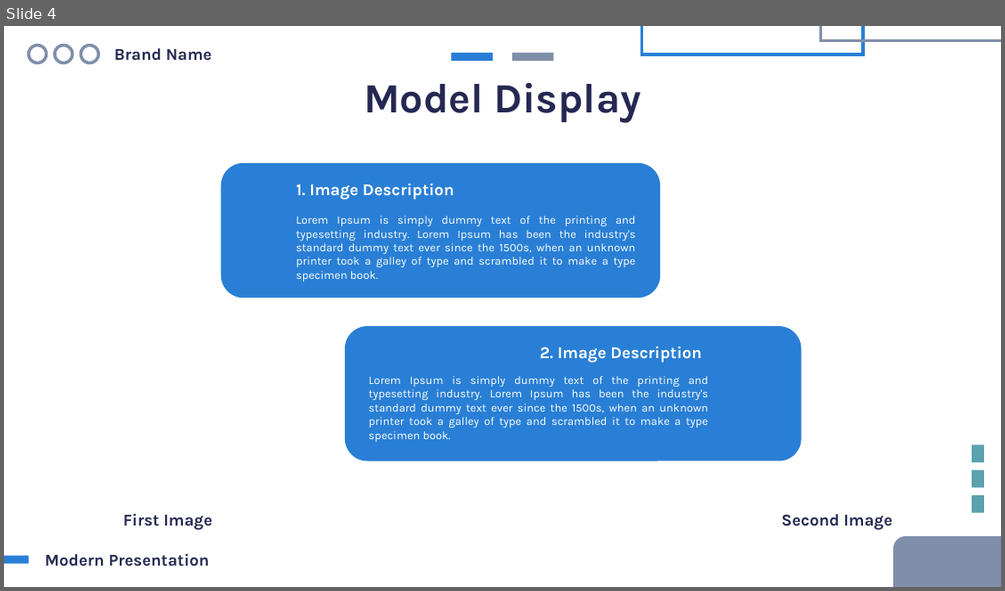
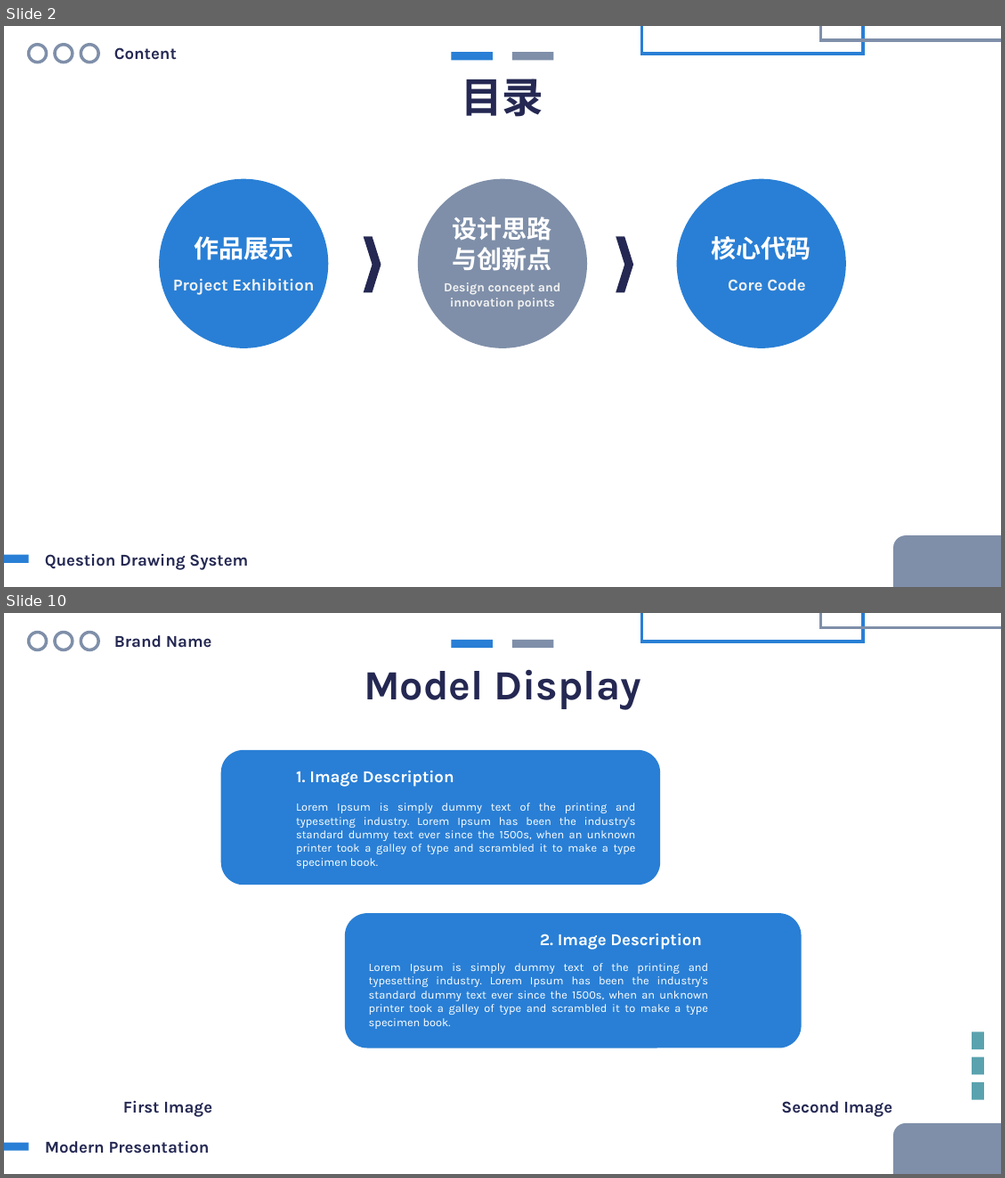
Before and after one commit to HoshiMeisa/Question-Drawing-System, a slide deck: ThesisDefense.pptx. Shown one above the other, each under a label of ours: slide 4 before the commit, slides 2 and 10 after it; the slides between them are not shown. The pictures are 1005x591 and 1005x1178 pixels, drawn with LibreOffice and Linux fonts; fonts in the diff are those of the drawing. Boxes give left, top, right and bottom in pixels: in the first picture for what was removed or moved away, otherwise in the second. Text is boxed around its words. In the diff, an @@ line names an element or a change of style, - is before the commit and + after.

```diff
--- a/ThesisDefense.pptx
+++ b/ThesisDefense.pptx
@@ slide 2 added at box(4, 26, 1001, 587), background #FFFFFF @@
@@ ellipse added at box(29, 45, 47, 62), outline #7F8FA9 3 pt @@
@@ ellipse added at box(55, 45, 73, 62), outline #7F8FA9 3 pt @@
@@ ellipse added at box(81, 45, 99, 62), outline #7F8FA9 3 pt @@
@@ text added at box(114, 47, 177, 60), 16 pt, text #242852, bold @@
+Content
@@ rectangle added at box(451, 52, 493, 61), fill #297FD5 @@
@@ rectangle added at box(512, 52, 554, 61), fill #7F8FA9 @@
@@ rectangle added at box(642, 26, 863, 54), outline #297FD5 3 pt @@
@@ rectangle added at box(821, 26, 1001, 40), outline #7F8FA9 3 pt @@
@@ text added at box(461, 79, 543, 117), 40 pt, text #242852, bold @@
+目录
@@ ellipse added at box(159, 178, 328, 347), fill #297FD5 @@
@@ ellipse added at box(418, 178, 587, 347), fill #7F8FA9 @@
@@ ellipse added at box(677, 178, 846, 347), fill #297FD5 @@
@@ text added at box(194, 236, 293, 260), 24 pt, text #FFFFFF, bold @@
+作品展示
@@ chevron added at box(364, 236, 381, 292), fill #242852 @@
@@ text added at box(453, 216, 552, 271), 24 pt, text #FFFFFF, bold @@
+设计思路与创新点
@@ chevron added at box(615, 236, 633, 292), fill #242852 @@
@@ text added at box(712, 236, 811, 260), 24 pt, text #FFFFFF, bold @@
+核心代码
@@ text added at box(173, 279, 314, 295), 16 pt, text #F2F2F2, bold @@
+Project Exhibition
@@ text added at box(444, 282, 560, 309), 12 pt, text #F2F2F2, bold @@
+Design concept and innovation points
@@ text added at box(728, 279, 806, 291), 16 pt, text #F2F2F2, bold @@
+Core Code
@@ rectangle added at box(4, 555, 28, 563), fill #297FD5 @@
@@ text added at box(45, 554, 248, 570), 16 pt, text #242852, bold @@
+Question Drawing System
@@ rounded rectangle added at box(893, 535, 1001, 587), fill #7F8FA9 @@
@@ what was slide 4 is now slide 10 @@
```
Also in this commit, not shown: 1 slide changed, 7 other slides added, 2 slides removed, 6 other files.
